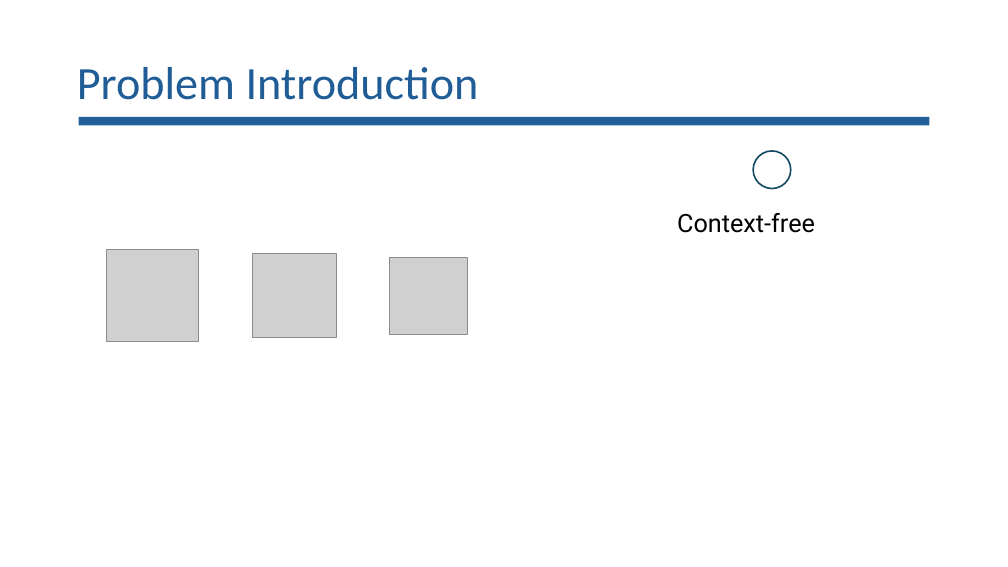
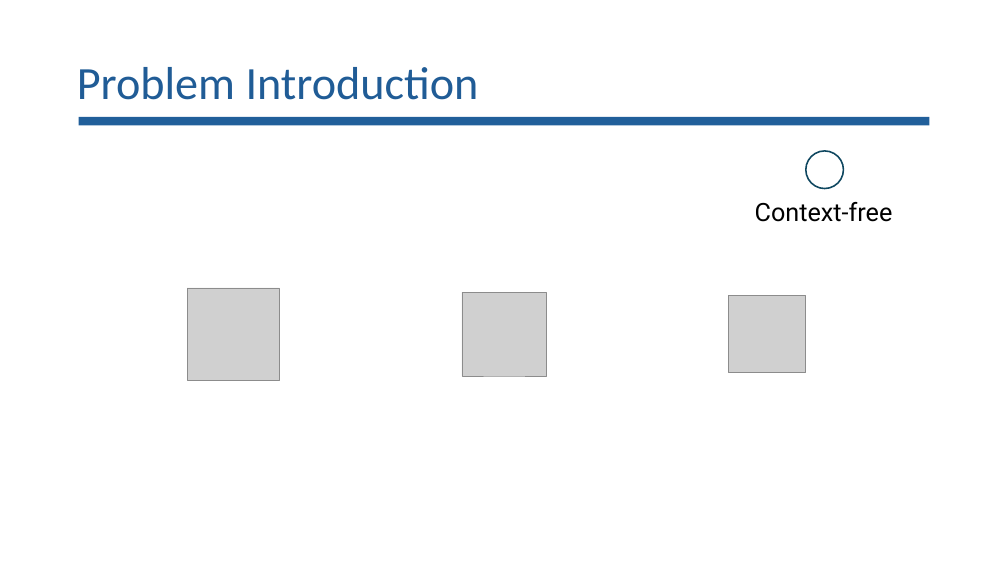
Before and after one commit to lorchrob/goblin_slides, a slide deck: slide 6 of goblin_slides.pptx (slide 5 before the commit). Drawn at 1008x567 pixels with LibreOffice and Linux fonts; fonts in the diff are those of the drawing; grey boxes stand for pictures. Boxes give left, top, right and bottom in pixels: in the first picture for what was removed or moved away, otherwise in the second. Text is boxed around its words. In the diff, an @@ line names an element or a change of style, - is before the commit and + after.

```diff
--- a/goblin_slides.pptx
+++ b/goblin_slides.pptx
@@ ellipse: place and size @@
-ellipse at <box>753,151,791,189</box>
+ellipse at <box>806,151,844,189</box>
@@ text "Context-free": place and size @@
-text "Context-free" at <box>677,213,815,233</box>
+text "Context-free" at <box>755,202,893,222</box>
@@ picture: place and size @@
-picture at <box>107,250,199,342</box>
+picture at <box>188,288,280,380</box>
@@ picture: place and size @@
-picture at <box>253,254,337,338</box>
+picture at <box>462,292,546,376</box>
@@ picture: place and size @@
-picture at <box>389,257,467,334</box>
+picture at <box>729,296,806,373</box>
```
Also in this commit, not shown: 18 other slides changed, 2 slides added, 1 slide removed.
